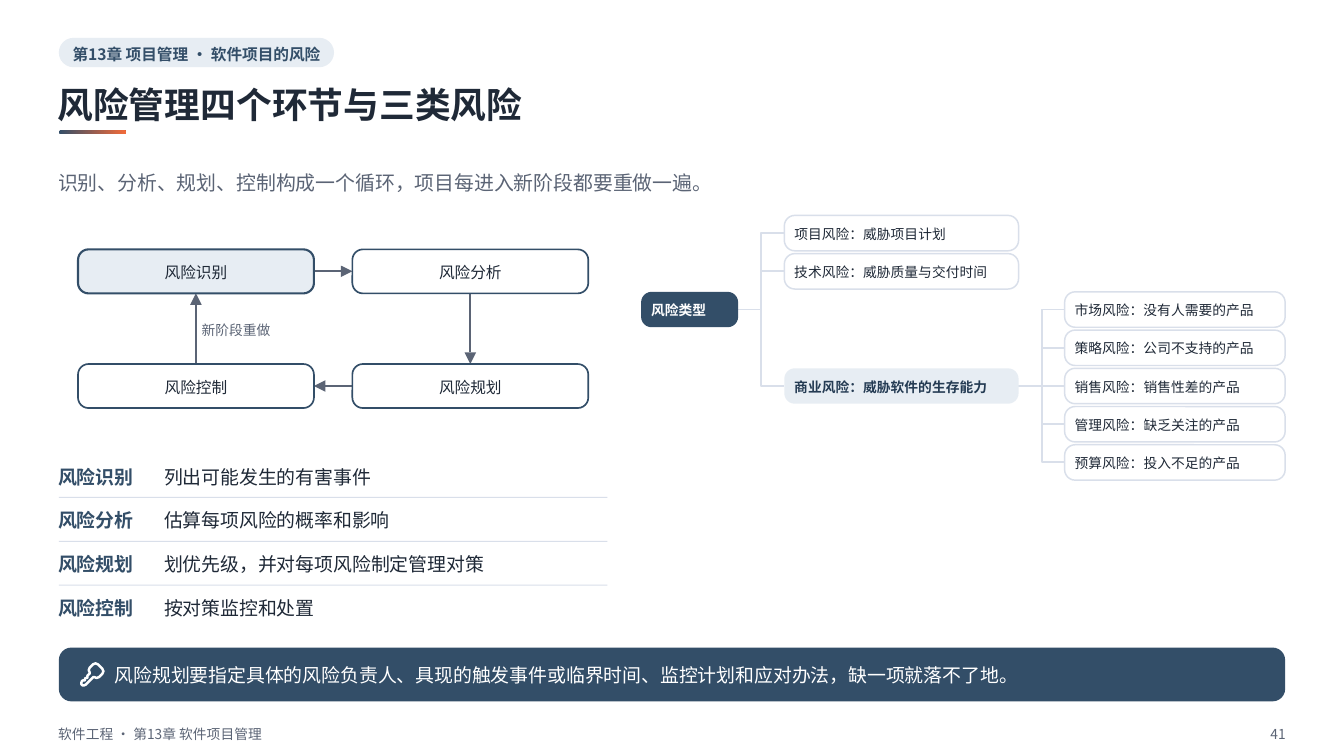
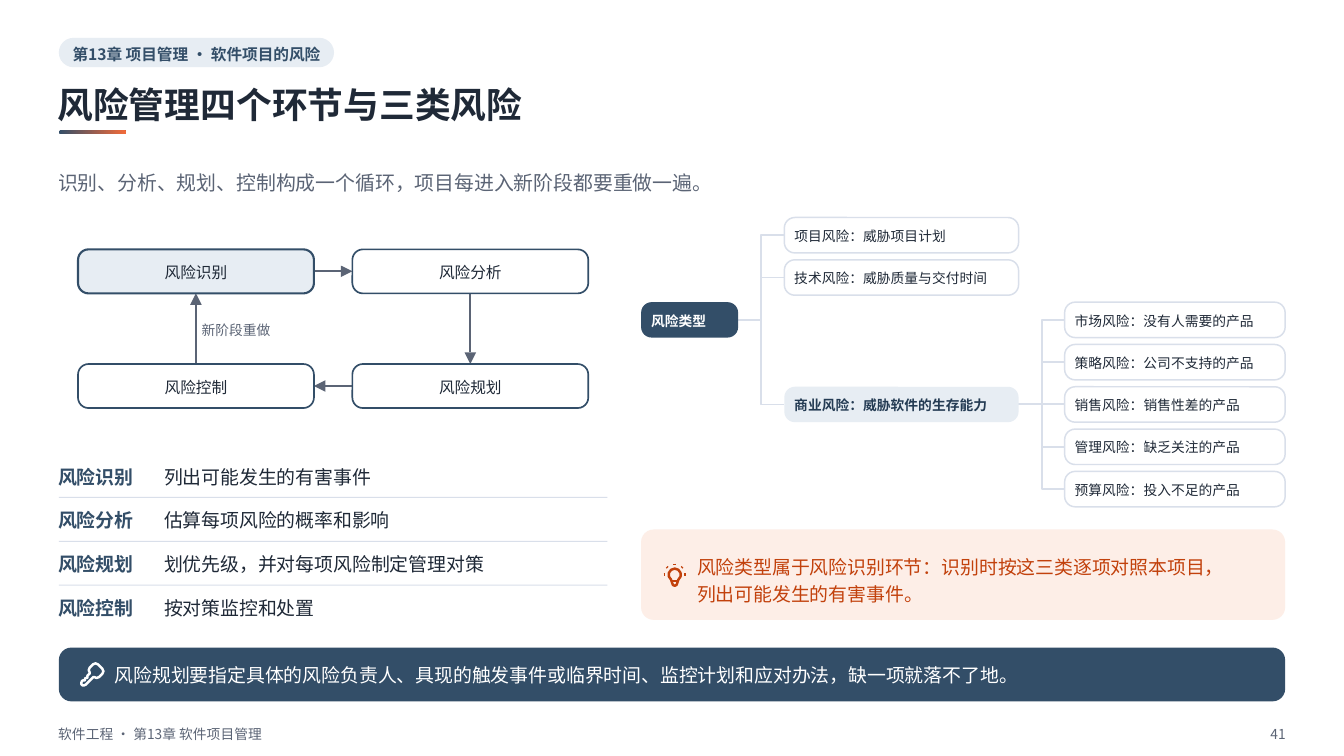
Before and after one commit to sweetcornna/JLU-remake, a slide deck: slide 41 of 大三上/软件工程/重制版PPT/第13章 软件项目管理（重制版）.pptx. Drawn at 1344x756 pixels with LibreOffice and Linux fonts; fonts in the diff are those of the drawing. Boxes give left, top, right and bottom in pixels: in the first picture for what was removed or moved away, otherwise in the second. Text is boxed around its words. In the diff, an @@ line names an element or a change of style, - is before the commit and + after.

Commit message:
五份讲义版面收尾：软件工程第 3、13 章，回溯法，Cache 性能，支持向量机
补留白的同时改了几处内容。软件工程第 13 章的甘特图按工序重算，源课件把刷漆画成连续一条、22 小时完工，实际要 23 小时，教材后文也这样更正过。第 3 章的可达标识树补上源课件漏画的 t5 分支，ER 图属性符号按教材改为椭圆或圆角矩形。支持向量机第 6 章改掉讲义自己画错的两处：分隔线端点误录，导致一个 C1 点落到了 C2 那侧；坐标轴标号与映射公式矛盾。A、B 两门课的副本一起更新。

```diff
--- a/大三上/软件工程/重制版PPT/第13章 软件项目管理（重制版）.pptx
+++ b/大三上/软件工程/重制版PPT/第13章 软件项目管理（重制版）.pptx
@@ freeform shape: place and size @@
-freeform shape at (738, 233, 784, 310)
+freeform shape at (738, 235, 784, 320)
@@ rounded rectangle: place and size @@
-rounded rectangle at (784, 254, 1018, 289)
+rounded rectangle at (784, 260, 1018, 295)
@@ freeform shape: place and size @@
-freeform shape at (738, 271, 784, 310)
+freeform shape at (738, 277, 784, 320)
@@ text "技术风险：威胁质量与交付时间": place and size @@
-text "技术风险：威胁质量与交付时间" at (794, 265, 987, 278)
+text "技术风险：威胁质量与交付时间" at (794, 271, 987, 284)
@@ 2 texts, 2 rounded rectangles: place and size @@
-2 texts, 2 rounded rectangles at (641, 292, 1286, 328)
+2 texts, 2 rounded rectangles at (641, 302, 1286, 338)
@@ freeform shape: place and size @@
-freeform shape at (738, 310, 784, 386)
+freeform shape at (738, 320, 784, 404)
@@ freeform shape: place and size @@
-freeform shape at (1018, 310, 1065, 386)
+freeform shape at (1018, 320, 1065, 404)
@@ rounded rectangle: place and size @@
-rounded rectangle at (1065, 330, 1286, 365)
+rounded rectangle at (1065, 345, 1286, 380)
@@ text "策略风险：公司不支持的产品": place and size @@
-text "策略风险：公司不支持的产品" at (1075, 341, 1254, 354)
+text "策略风险：公司不支持的产品" at (1075, 356, 1254, 369)
@@ 2 texts, 2 rounded rectangles, 1 freeform shape: place and size @@
-2 texts, 2 rounded rectangles, 1 freeform shape at (784, 368, 1286, 403)
+2 texts, 2 rounded rectangles, 1 freeform shape at (784, 387, 1286, 422)
@@ freeform shape: place and size @@
-freeform shape at (1018, 348, 1065, 386)
+freeform shape at (1018, 362, 1065, 404)
@@ freeform shape: place and size @@
-freeform shape at (1018, 386, 1065, 424)
+freeform shape at (1018, 404, 1065, 447)
@@ freeform shape: place and size @@
-freeform shape at (1018, 386, 1065, 463)
+freeform shape at (1018, 404, 1065, 489)
@@ 2 texts, 2 rounded rectangles: place and size @@
-2 texts, 2 rounded rectangles at (1065, 406, 1286, 480)
+2 texts, 2 rounded rectangles at (1065, 430, 1286, 507)
@@ group added at (641, 529, 1286, 620): 3 freeform shapes, 1 rounded rectangle, 1 text @@
+风险类型属于风险识别环节：识别时按这三类逐项对照本项目，
+列出可能发生的有害事件。
```
Also in this commit, not shown: 21 other slides changed, 5 other files.
